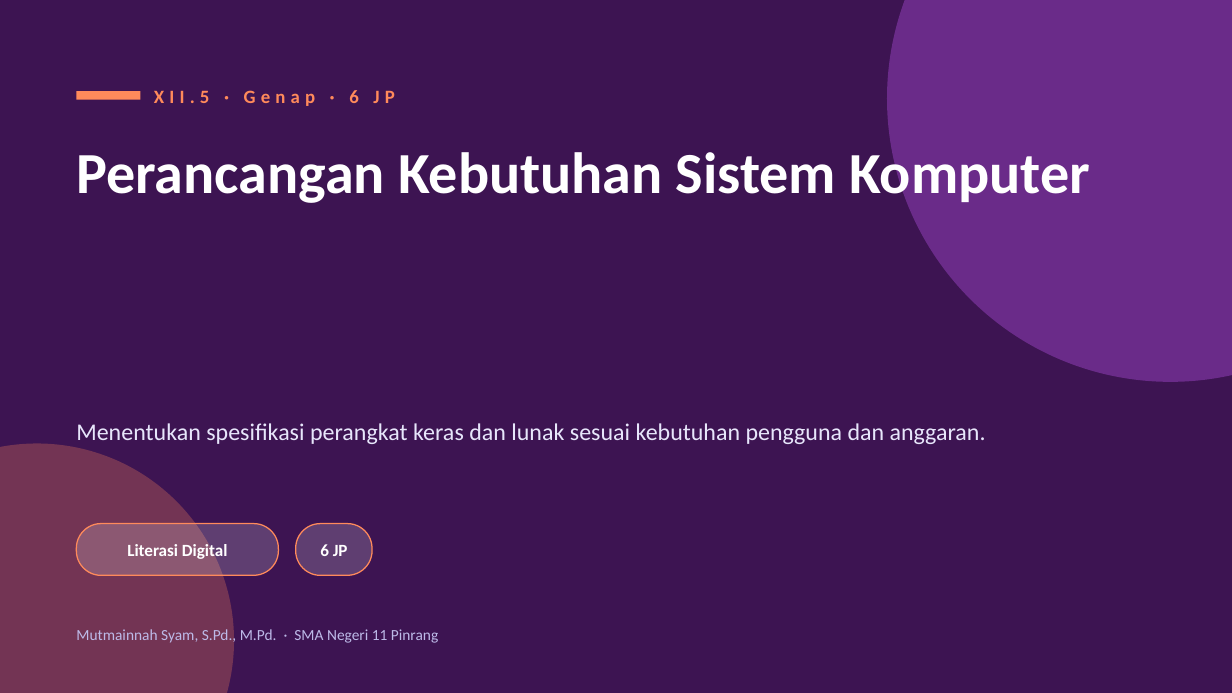
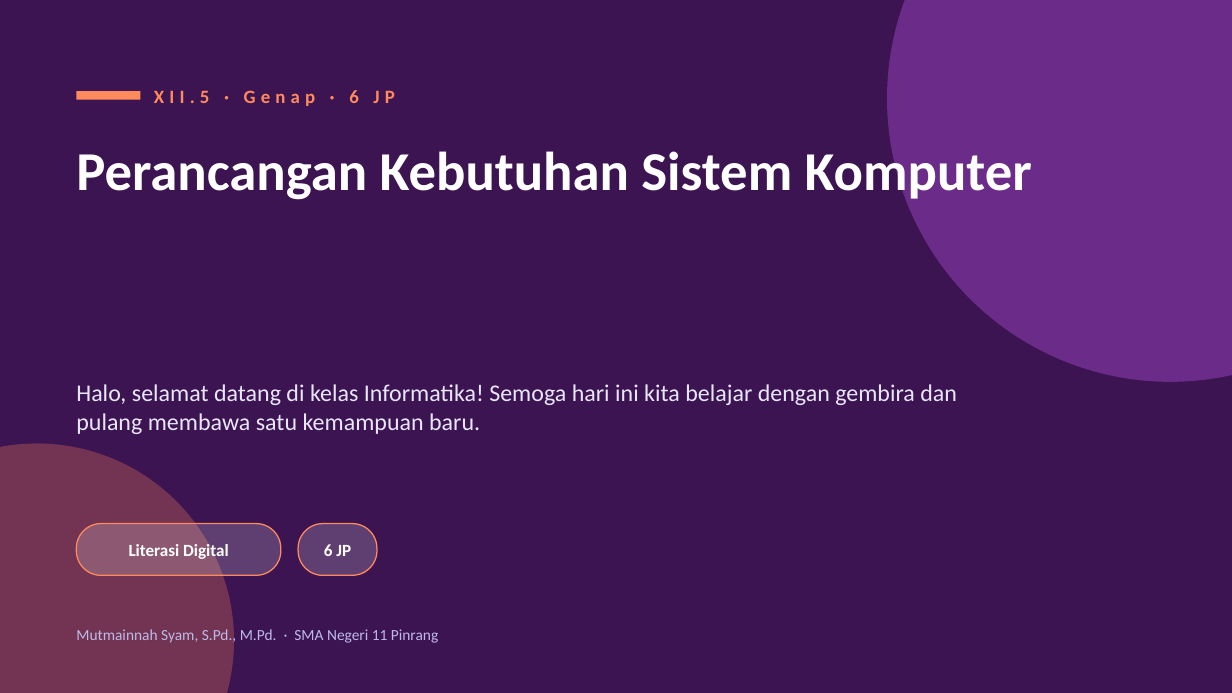
Before and after one commit to idayahinna-afk/tik, a slide deck: slide 71 of Slide Informatika Kelas XII - SMAN 11 Pinrang.pptx (slide 39 before the commit). Drawn at 1232x693 pixels with LibreOffice and Linux fonts; fonts in the diff are those of the drawing. Boxes give left, top, right and bottom in pixels: in the first picture for what was removed or moved away, otherwise in the second. Text is boxed around its words. In the diff, an @@ line names an element or a change of style, - is before the commit and + after.

```diff
--- a/Slide Informatika Kelas XII - SMAN 11 Pinrang.pptx
+++ b/Slide Informatika Kelas XII - SMAN 11 Pinrang.pptx
@@ text "Perancangan Kebutuhan Sistem Komputer" at box(76, 144, 1032, 203): size 34 to 32 pt @@
@@ text at box(76, 384, 957, 434): text changed @@
-Menentukan spesifikasi perangkat keras dan lunak sesuai kebutuhan pengguna dan anggaran.
+Halo, selamat datang di kelas Informatika! Semoga hari ini kita belajar dengan gembira dan pulang membawa satu kemampuan baru.
@@ text "6 JP": place and size @@
-text "6 JP" at box(320, 544, 348, 556)
+text "6 JP" at box(324, 544, 351, 556)
@@ rounded rectangle: place and size @@
-rounded rectangle at box(296, 524, 372, 575)
+rounded rectangle at box(298, 524, 377, 575)
```
Also in this commit, not shown: 48 other slides changed, 54 slides added, 6 slides removed, 3 other files.
